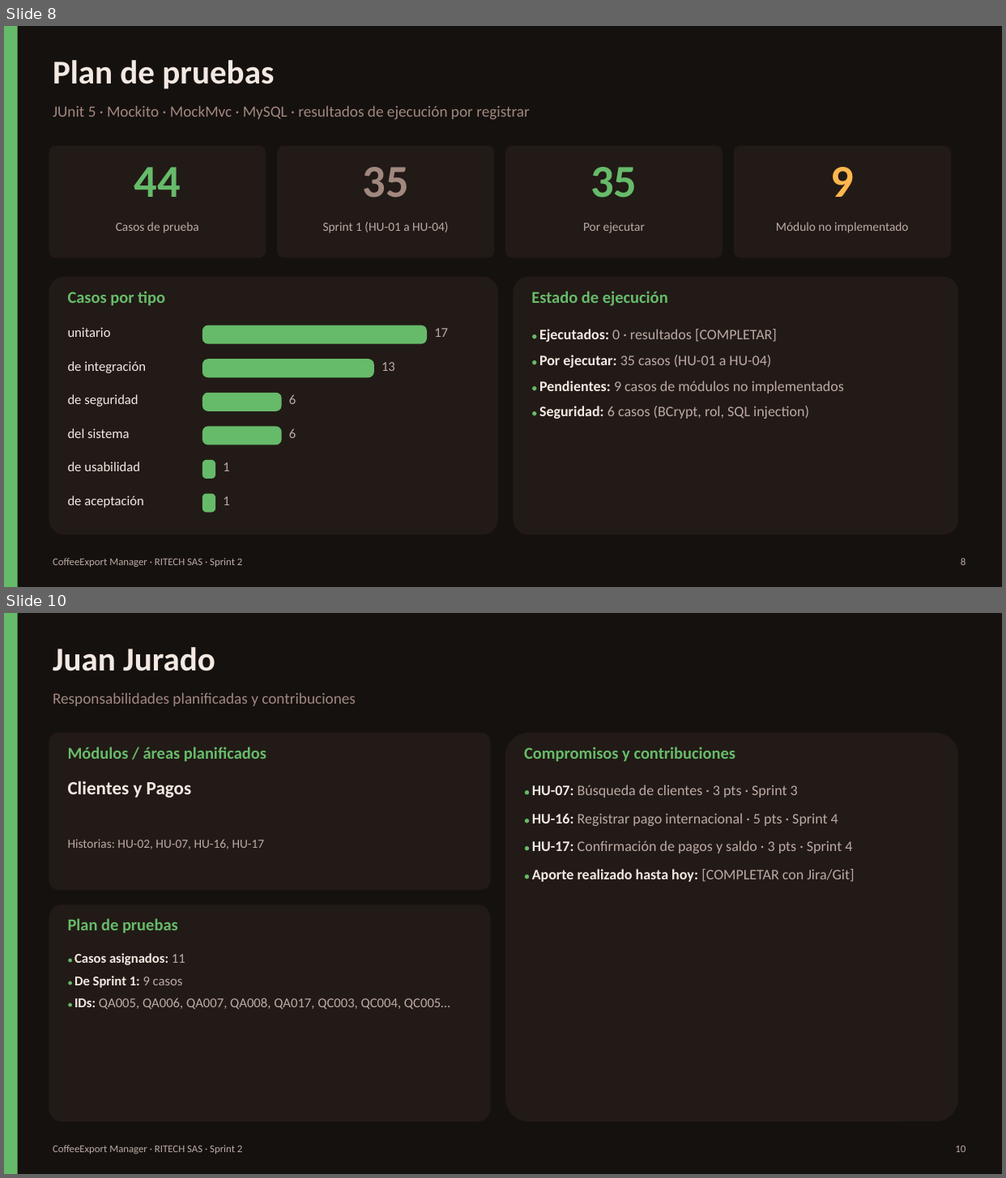
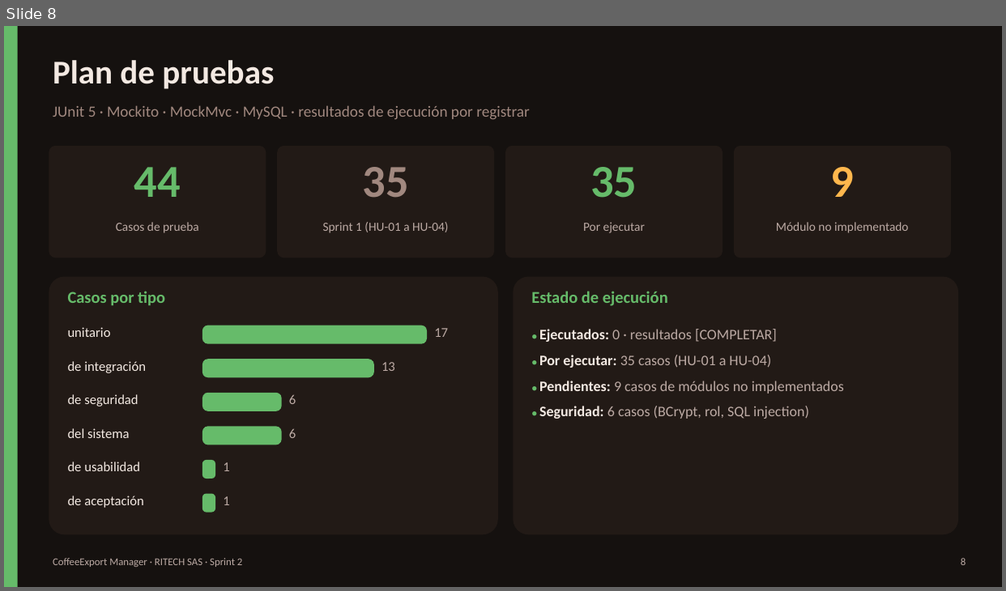
Before and after one commit to brayanckr/Proyecto-Calidad-de-software, a slide deck: docs/sprint2/CoffeeExport_Manager_Sprint2.pptx. Shown one above the other, each under a label of ours: slides 8 and 10 before the commit, slide 8 after it; the slides between them are not shown. The pictures are 1006x1178 and 1006x591 pixels, drawn with LibreOffice and Linux fonts; fonts in the diff are those of the drawing. Boxes give left, top, right and bottom in pixels: in the first picture for what was removed or moved away, otherwise in the second. Text is boxed around its words. In the diff, an @@ line names an element or a change of style, - is before the commit and + after.

Commit message:
Presentación: eliminar diapositivas individuales con marcadores pendientes
Se quitan las 5 diapositivas por integrante (pendientes de sus aportes
reales). La presentación queda en 10 diapositivas.

```diff
--- a/docs/sprint2/CoffeeExport_Manager_Sprint2.pptx
+++ b/docs/sprint2/CoffeeExport_Manager_Sprint2.pptx
@@ slide 10 removed at [4, 613, 1002, 1174], background #15110F @@
@@ rectangle removed at [4, 613, 18, 1174] @@
@@ text removed at [53, 647, 215, 671] @@
-Juan Jurado
@@ text removed at [53, 692, 356, 706] @@
-Responsabilidades planificadas y contribuciones
@@ rounded rectangle removed at [49, 733, 491, 890] @@
@@ rounded rectangle removed at [505, 733, 958, 1122] @@
@@ text removed at [68, 747, 266, 761] @@
-Módulos / áreas planificados
@@ text removed at [524, 747, 736, 761] @@
-Compromisos y contribuciones
@@ text removed at [68, 781, 192, 798] @@
-Clientes y Pagos
@@ text removed at [532, 785, 854, 882] @@
-● HU-07: Búsqueda de clientes · 3 pts · Sprint 3
-● HU-16: Registrar pago internacional · 5 pts · Sprint 4
-● HU-17: Confirmación de pagos y saldo · 3 pts · Sprint 4
-● Aporte realizado hasta hoy: [COMPLETAR con Jira/Git]
@@ text removed at [68, 839, 265, 850] @@
-Historias: HU-02, HU-07, HU-16, HU-17
@@ rounded rectangle removed at [49, 905, 491, 1122] @@
@@ text removed at [68, 918, 178, 933] @@
-Plan de pruebas
@@ text removed at [74, 953, 450, 1009] @@
-● Casos asignados: 11
-● De Sprint 1: 9 casos
-● IDs: QA005, QA006, QA007, QA008, QA017, QC003, QC004, QC005…
@@ text removed at [53, 1145, 242, 1154] @@
-CoffeeExport Manager · RITECH SAS · Sprint 2
@@ text removed at [955, 1146, 965, 1152] @@
-10
```
Also in this commit, not shown: 2 slides changed, 4 other slides removed.
